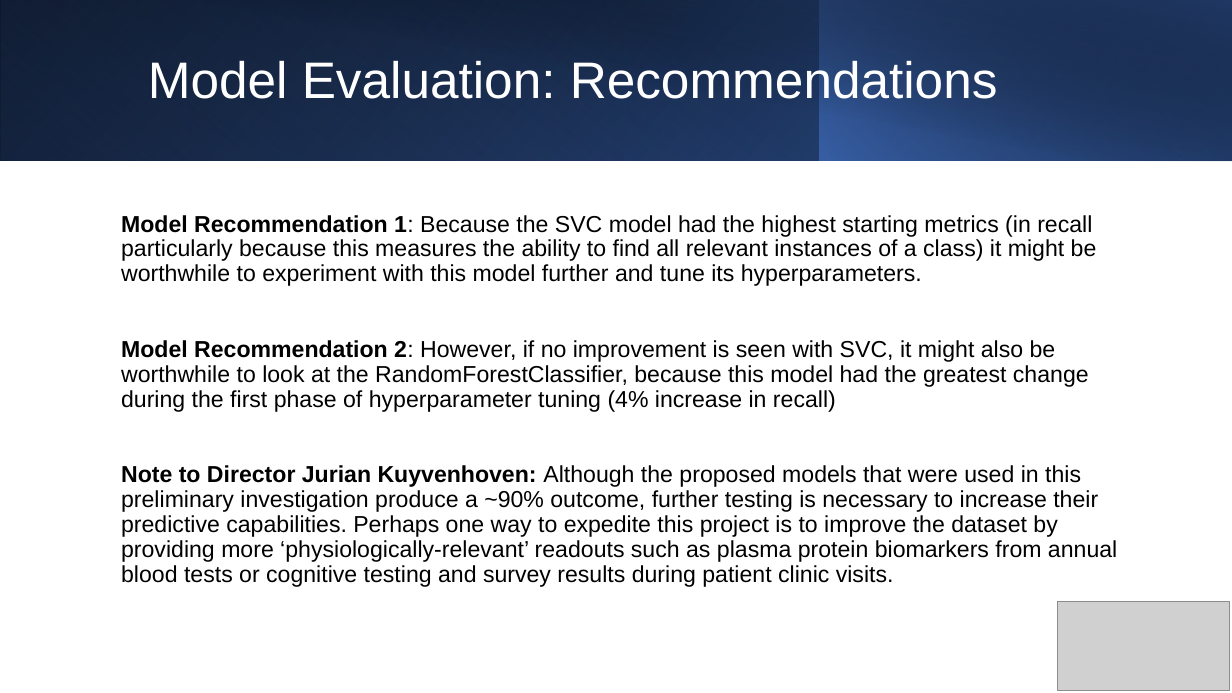
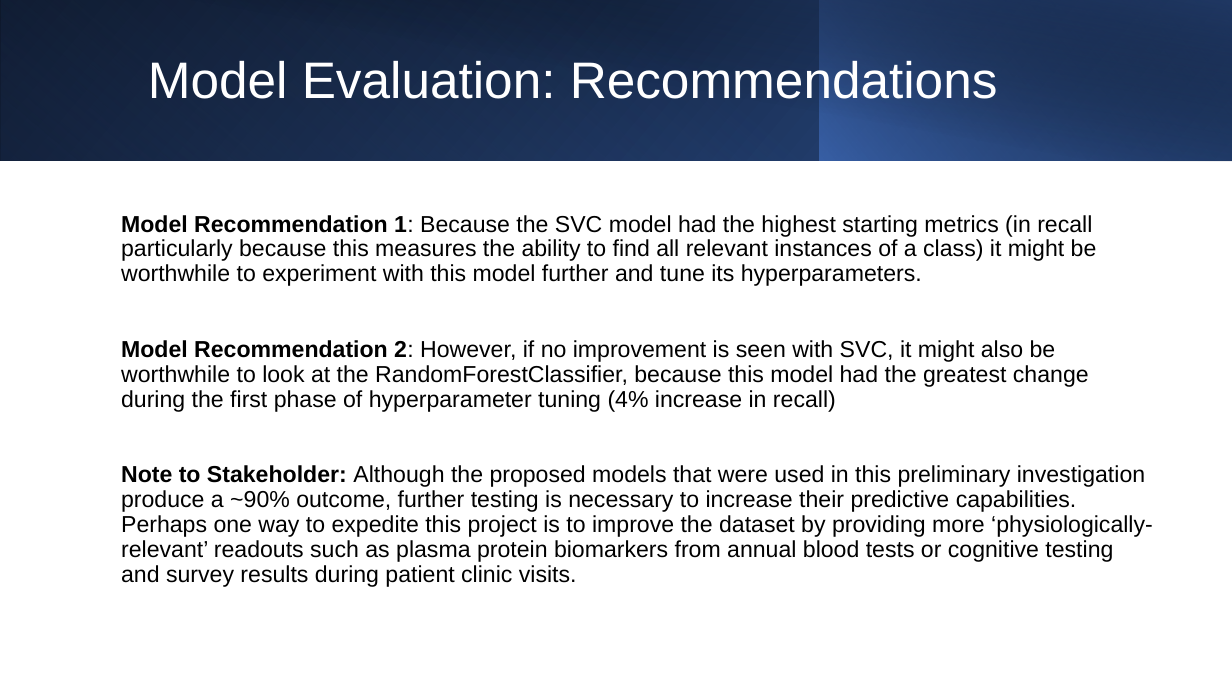
Before and after one commit to johnnys7n/Data-Scientist-Case-Study, a slide deck: slide 23 of JS-case-study-presentation.pptx. Drawn at 1232x693 pixels with LibreOffice and Linux fonts; fonts in the diff are those of the drawing; grey boxes stand for pictures. Boxes give left, top, right and bottom in pixels: in the first picture for what was removed or moved away, otherwise in the second. Text is boxed around its words. In the diff, an @@ line names an element or a change of style, - is before the commit and + after.

```diff
--- a/JS-case-study-presentation.pptx
+++ b/JS-case-study-presentation.pptx
@@ text at box(121, 465, 1153, 587): text changed @@
-Note to Director Jurian Kuyvenhoven: Although the proposed models that were used in this preliminary investigation produce a ~90% outcome, further testing is necessary to increase their predictive capabilities. Perhaps one way to expedite this project is to improve the dataset by providing more ‘physiologically-relevant’ readouts such as plasma protein biomarkers from annual blood tests or cognitive testing and survey results during patient clinic visits.
+Note to Stakeholder: Although the proposed models that were used in this preliminary investigation produce a ~90% outcome, further testing is necessary to increase their predictive capabilities. Perhaps one way to expedite this project is to improve the dataset by providing more ‘physiologically-relevant’ readouts such as plasma protein biomarkers from annual blood tests or cognitive testing and survey results during patient clinic visits.
@@ picture removed at box(1058, 602, 1229, 690) @@
```
Also in this commit, not shown: 28 other slides changed, 1 other file.
